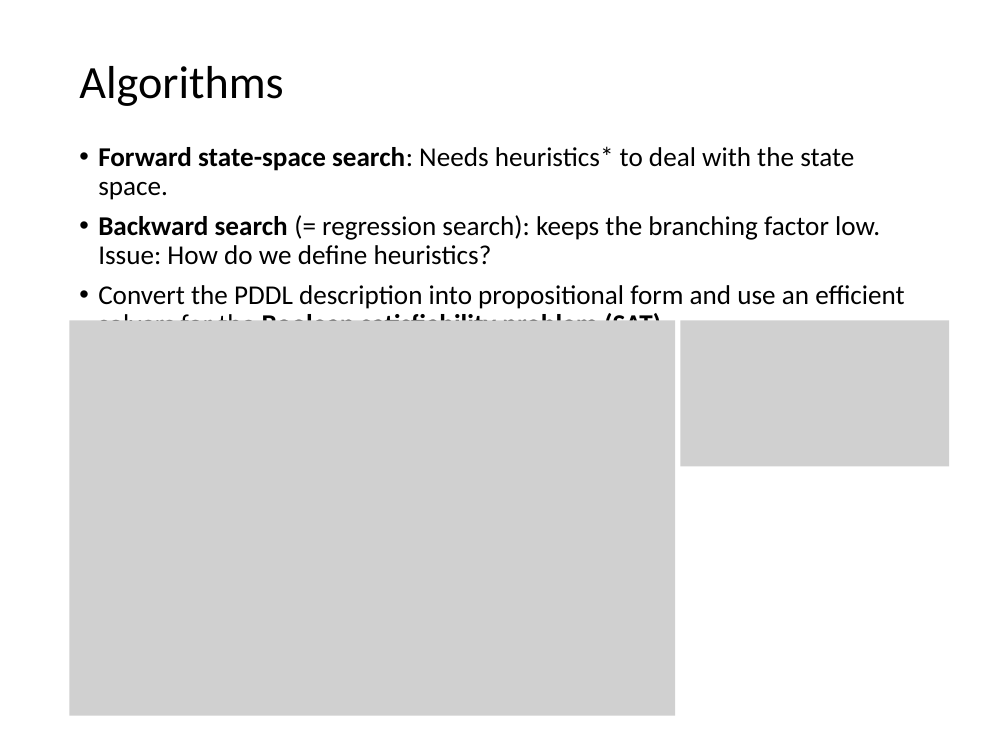
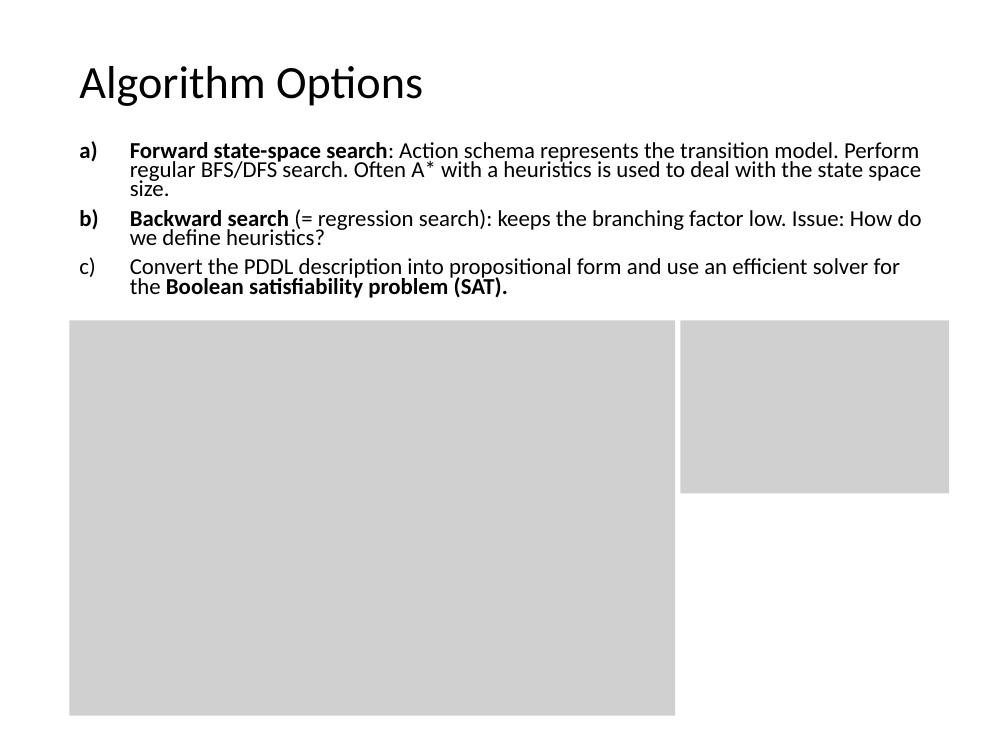
Before and after one commit to mhahsler/CS7320-AI, a slide deck: slide 7 of slides/11_Automated_Planning.pptx. Drawn at 1008x756 pixels with LibreOffice and Linux fonts; fonts in the diff are those of the drawing; grey boxes stand for pictures. Boxes give left, top, right and bottom in pixels: in the first picture for what was removed or moved away, otherwise in the second. Text is boxed around its words. In the diff, an @@ line names an element or a change of style, - is before the commit and + after.

```diff
--- a/slides/11_Automated_Planning.pptx
+++ b/slides/11_Automated_Planning.pptx
@@ title at <box>79,66,423,106</box>: text changed @@
-Algorithms
+Algorithm Options
@@ text at <box>130,142,921,196</box>: text changed; size 19.4 to 16.3 pt @@
-• Forward state-space search: Needs heuristics* to deal with the state space.
+a) Forward state-space search: Action schema represents the transition model. Perform regular BFS/DFS search. Often A* with a heuristics is used to deal with the state space size.
@@ text at <box>130,209,922,245</box>: size 19.4 to 16.3 pt in "Backward search (= regression search): keeps the ..."; bullet • to a); line spacing 0.9 to 0.7 @@
@@ text at <box>130,258,900,298</box>: text changed; size 19.4 to 16.3 pt @@
-• Convert the PDDL description into propositional form and use an efficient solvers for the Boolean satisfiability problem (SAT).
+c) Convert the PDDL description into propositional form and use an efficient solver for the Boolean satisfiability problem (SAT).
@@ picture: place and size @@
-picture at <box>680,321,950,467</box>
+picture at <box>680,321,950,494</box>
```
Also in this commit, not shown: 13 other slides changed, 1 slide added, 22 other files.
